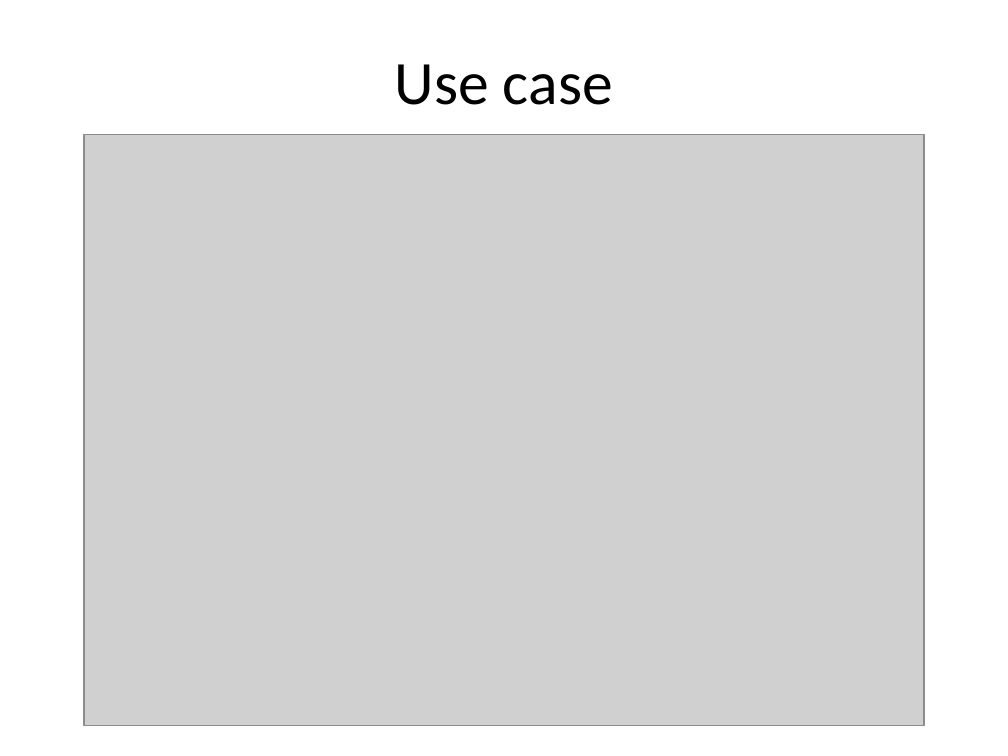
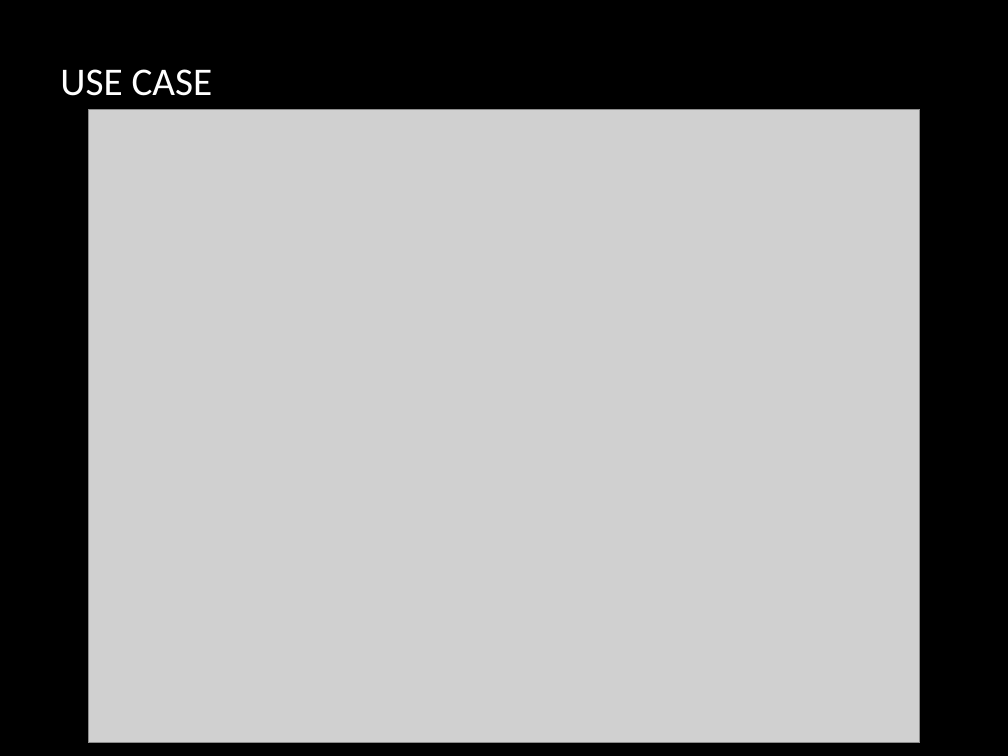
Before and after one commit to hmtri92/final-project, a slide deck: slide 3 of document/slide.pptx. Drawn at 1008x756 pixels with LibreOffice and Linux fonts; fonts in the diff are those of the drawing; grey boxes stand for pictures; background and template pictures are left out. Boxes give left, top, right and bottom in pixels: in the first picture for what was removed or moved away, otherwise in the second. Text is boxed around its words. In the diff, an @@ line names an element or a change of style, - is before the commit and + after.

```diff
--- a/document/slide.pptx
+++ b/document/slide.pptx
@@ background #FFFFFF to picture (left out) @@
@@ title at [60, 69, 213, 96]: text changed; size 44 to 28 pt; text colour #000000 to #FFFFFF @@
-Use case
+USE CASE
@@ picture: place and size @@
-picture at [84, 134, 923, 726]
+picture at [89, 109, 920, 743]
```
Also in this commit, not shown: 7 other slides changed.
